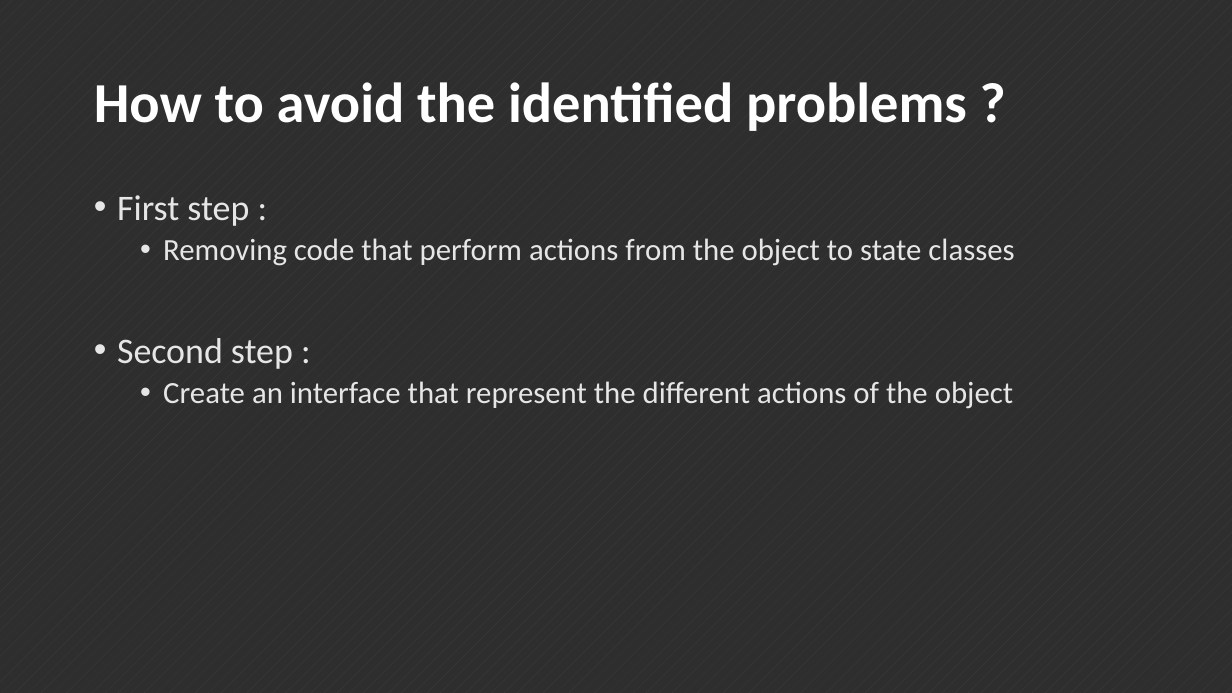
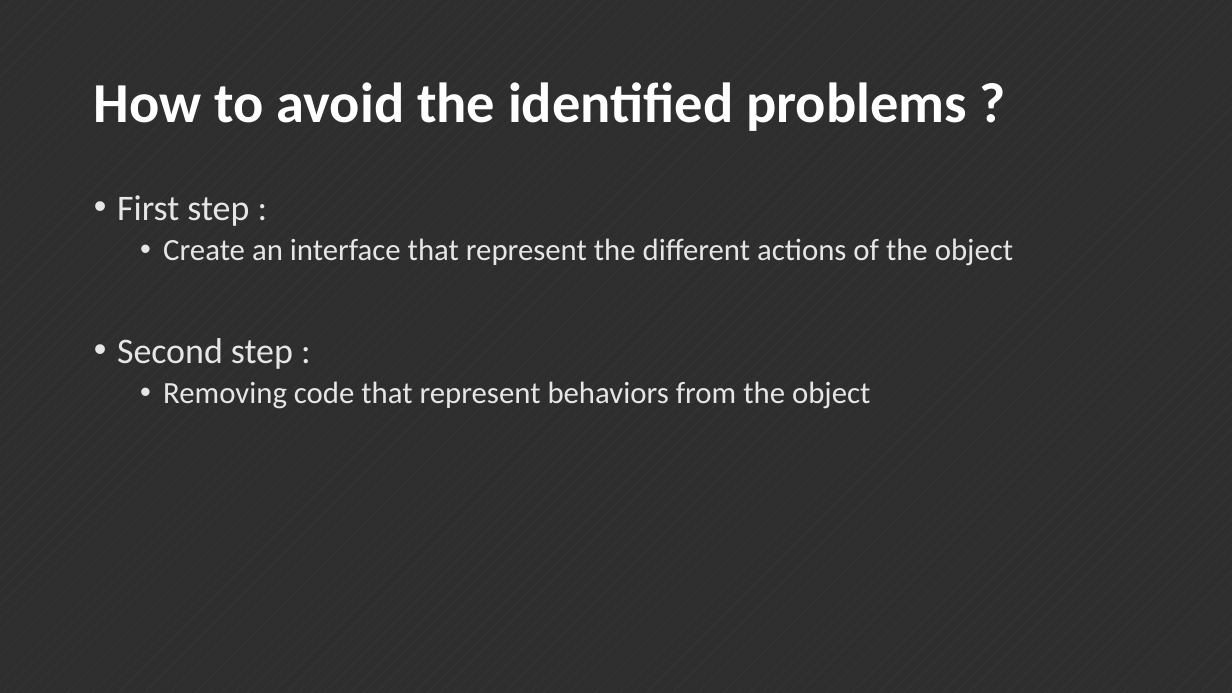
Before and after one commit to ahorguelin/thanks_microsoft, a slide deck: slide 12 of Design Patterns.pptx. Drawn at 1232x693 pixels with LibreOffice and Linux fonts; fonts in the diff are those of the drawing. Boxes give left, top, right and bottom in pixels: in the first picture for what was removed or moved away, otherwise in the second. Text is boxed around its words. In the diff, an @@ line names an element or a change of style, - is before the commit and + after.

```diff
--- a/Design Patterns.pptx
+++ b/Design Patterns.pptx
@@ text at (163,238,1013,266): text changed @@
-  • Removing code that perform actions from the object to state classes
+  • Create an interface that represent the different actions of the object
@@ text at (163,381,870,409): text changed @@
-  • Create an interface that represent the different actions of the object
+  • Removing code that represent behaviors from the object
```
Also in this commit, not shown: 4 other slides changed.
